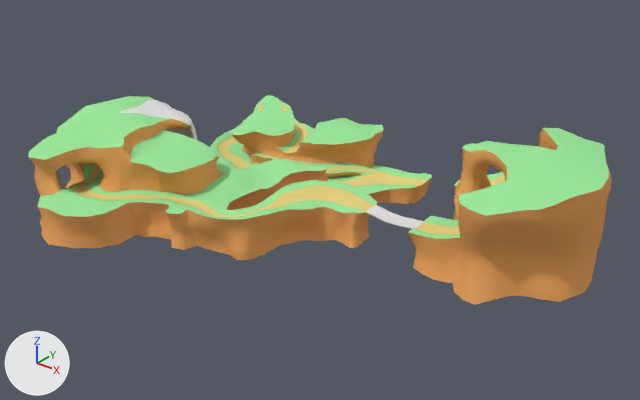
What one commit did to the Blender file Assets/Art/Environment/01 Green Hill Zone/GreenHillZoneTerrain.blend.
Camera for both pictures: a 50 mm lens placed at (3358.0, -4072.0, 2339.0), pointed at (332.0, -290.0, -6.0). Arrows for +X, +Y and +Z are at lower left; the lights stay in place. Objects named as collision shapes, trigger or cutter boxes, shadow casters or lower levels of detail are left out.

Objects in the first picture: 'MainIsland', 'SideIsland', 'UTurnIsland', 'Waterfall'.
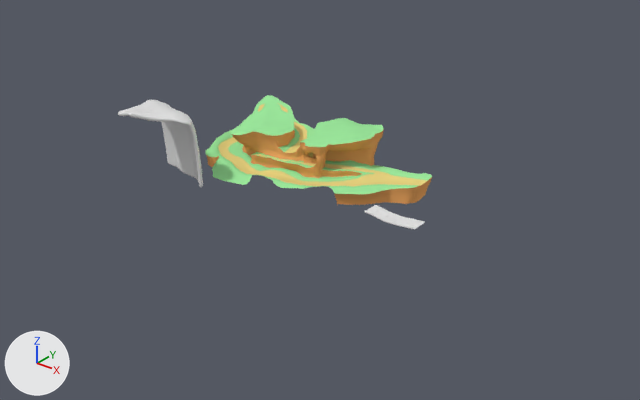
Pixel boxes [x1, y1, x2, y2] of what changed, in the pictures (640 x 400 px; the box of a moved part takes in the faces that stretch with it):
'MainIsland', hidden
    before: [28, 96, 377, 260]
'UTurnIsland', hidden
    before: [408, 128, 611, 305]
'SideIsland', reshaped
    before: [210, 95, 432, 204]
    after: [205, 95, 432, 205]
part 1 of me_cube_003, moved or reshaped
    before: [251, 131, 379, 181]
    after: [251, 141, 379, 182]
part 2 of me_cube_003, recoloured
    before: [309, 143, 337, 178]
    after: [307, 143, 337, 179]
part 3 of me_cube_003, recoloured
    before: [317, 163, 354, 173]
    after: [310, 156, 355, 173]
'Waterfall', unchanged, uncovered by the edit
    before: [119, 100, 197, 140]
    after: [118, 100, 203, 187]

Diff of the bpy script that builds the scene:
```diff
--- a/Assets/Art/Environment/01 Green Hill Zone/GreenHillZoneTerrain.blend.py
+++ b/Assets/Art/Environment/01 Green Hill Zone/GreenHillZoneTerrain.blend.py
@@ me_cube_003 @@
 # used by ob_sideisland; location = (0.0, 0.0, 0.0)
-me_cube_003.from_pydata(...)  # 9051 vertices, 8885 faces; spans x -1080.0..609.0, y -165.0..799.0, z -222.0..125.0
+me_cube_003.from_pydata(...)  # 9389 vertices, 9196 faces, 1 loose edge; spans x -1080.0..609.0, y -165.0..799.0, z -222.0..125.0
+# me_cube_003 part 1: 321 vertices moved from x -615.0..189.0, y 113.0..521.0, z -146.0..50.0 to x -615.0..189.0, y 114.0..521.0, z -147.0..82.0; 123 vertices removed from x -273.0..227.0, y 143.0..552.0, z -141.0..123.0; 460 vertices added at x -227.0..223.0, y 147.0..502.0, z -141.0..92.0
+# me_cube_003 part 2: 9 faces spanning x -159.0..45.0, y 161.0..259.0, z -136.0..82.0 switch from mat_dirt (orange #eba661) to mat_grass (green #9de79d)
+# me_cube_003 part 3: 13 faces spanning x -159.0..60.0, y 212.0..439.0, z -101.0..-29.0 switch from mat_grass (green #9de79d) to mat_dirt (orange #eba661)
 me_cube_003.materials.append(mat_road)
@@ ob_uturnisland @@
 _m = ob_uturnisland.modifiers.new('EdgeSplit', 'EDGE_SPLIT')
 _m.use_edge_angle = False
+ob_uturnisland.hide_viewport = True
@@ ob_mainisland @@
 _m = ob_mainisland.modifiers.new('EdgeSplit', 'EDGE_SPLIT')
 _m.use_edge_angle = False
+ob_mainisland.hide_viewport = True
```
